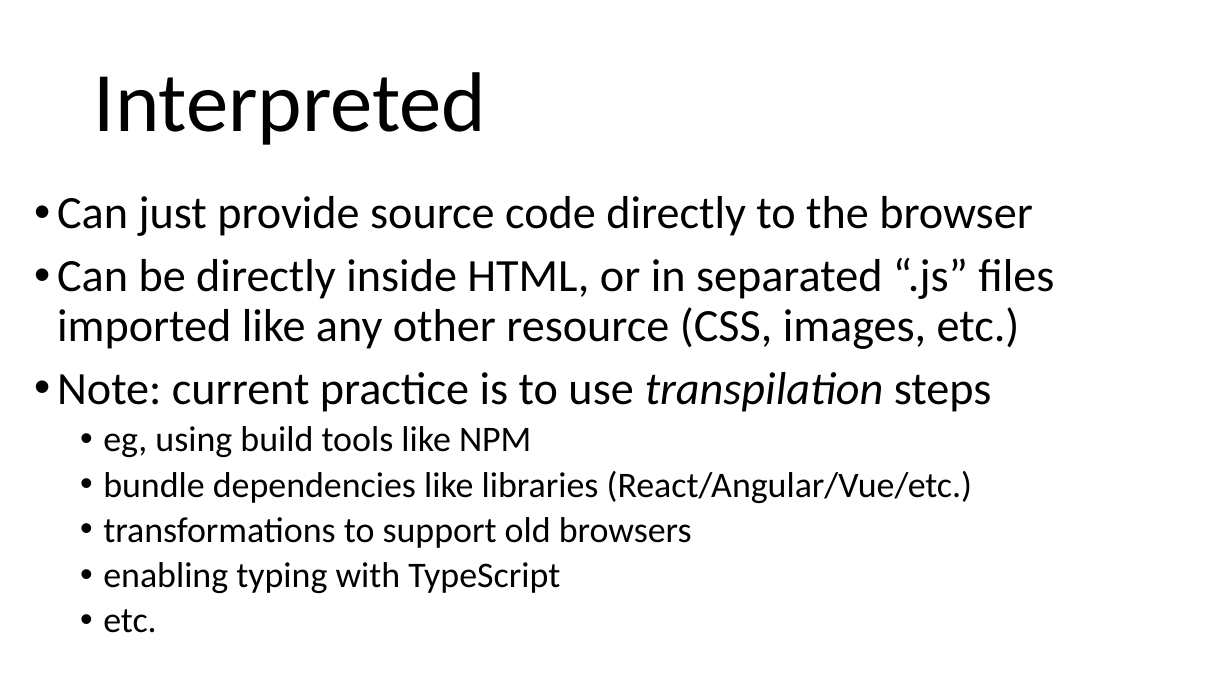
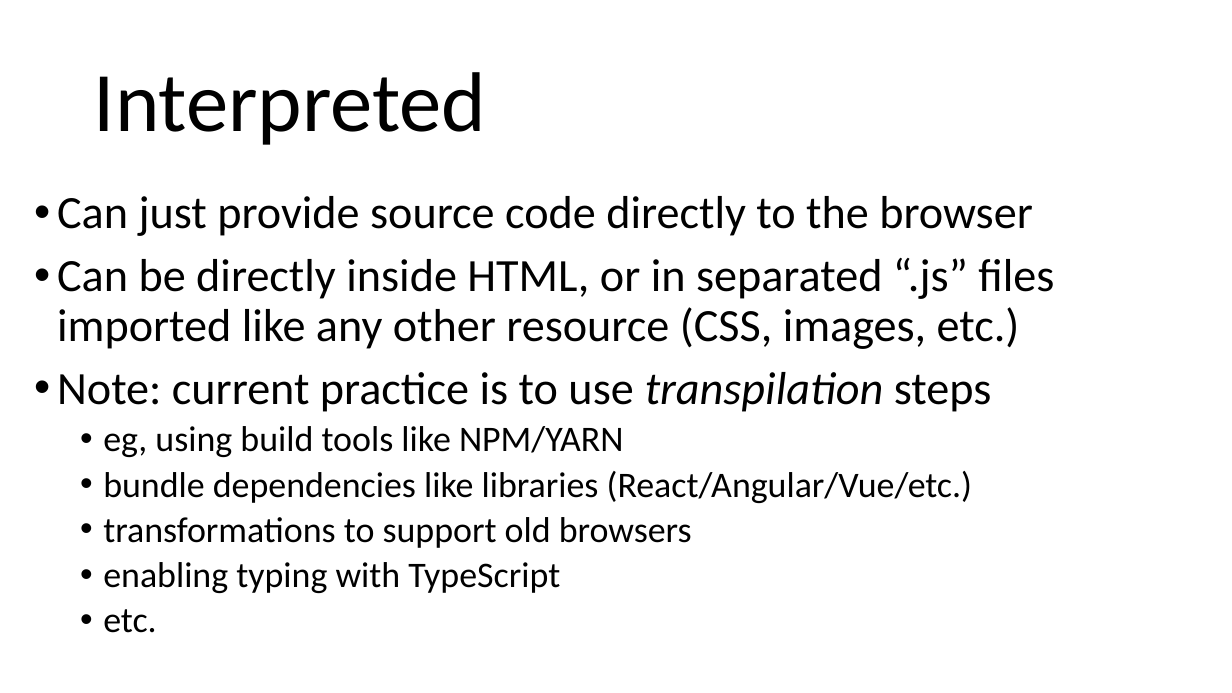
Before and after one commit to arcuri82/web_development_and_api_design, a slide deck: slide 15 of docs/slides/lesson_01.pptx. Drawn at 1232x693 pixels with LibreOffice and Linux fonts; fonts in the diff are those of the drawing. Boxes give left, top, right and bottom in pixels: in the first picture for what was removed or moved away, otherwise in the second. Text is boxed around its words. In the diff, an @@ line names an element or a change of style, - is before the commit and + after.

```diff
--- a/docs/slides/lesson_01.pptx
+++ b/docs/slides/lesson_01.pptx
@@ text at [103,426,624,457]: text changed @@
-  • eg, using build tools like NPM
+  • eg, using build tools like NPM/YARN
```
Also in this commit, not shown: 6 other slides changed, 2 slides added, 1 other file.
